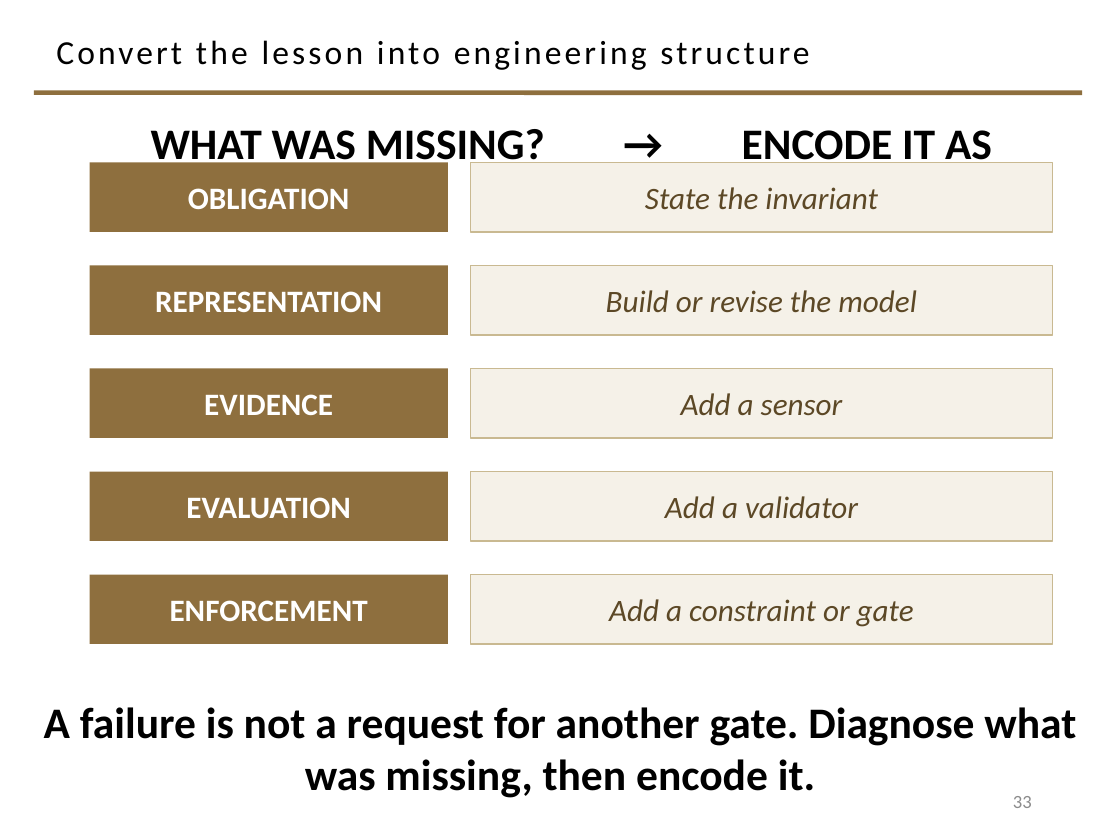
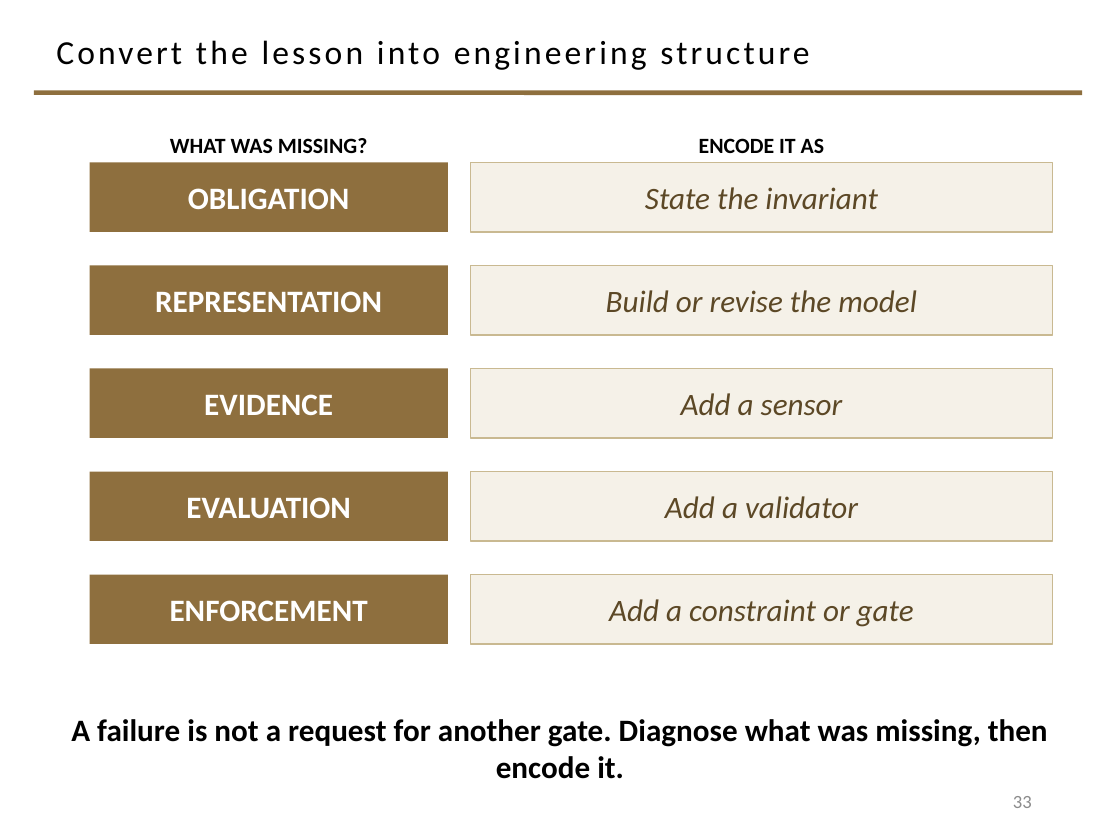
Before and after one commit to davisjam/model-based-agentic-software-engineering, a slide deck: slide 33 of course/lectures/act-2-delegation-and-control/04-failure-aware-engineering/2-4-Failure-Aware-Engineering.pptx. Drawn at 1120x840 pixels with LibreOffice and Linux fonts; fonts in the diff are those of the drawing; background and template pictures are left out. Boxes give left, top, right and bottom in pixels: in the first picture for what was removed or moved away, otherwise in the second. Text is boxed around its words. In the diff, an @@ line names an element or a change of style, - is before the commit and + after.

```diff
--- a/course/lectures/act-2-delegation-and-control/04-failure-aware-engineering/2-4-Failure-Aware-Engineering.pptx
+++ b/course/lectures/act-2-delegation-and-control/04-failure-aware-engineering/2-4-Failure-Aware-Engineering.pptx
@@ text added at (x1=170, y1=138, x2=368, y2=153), 14 pt, text #000000, bold @@
+WHAT WAS MISSING?
@@ text at (x1=699, y1=138, x2=824, y2=153): text changed; size 28 to 14 pt @@
-WHAT WAS MISSING? → ENCODE IT AS
+ENCODE IT AS
@@ text "A failure is not a ..." at (x1=71, y1=719, x2=1048, y2=779): size 28 to 20 pt @@
```
Also in this commit, not shown: 2 other slides changed.
